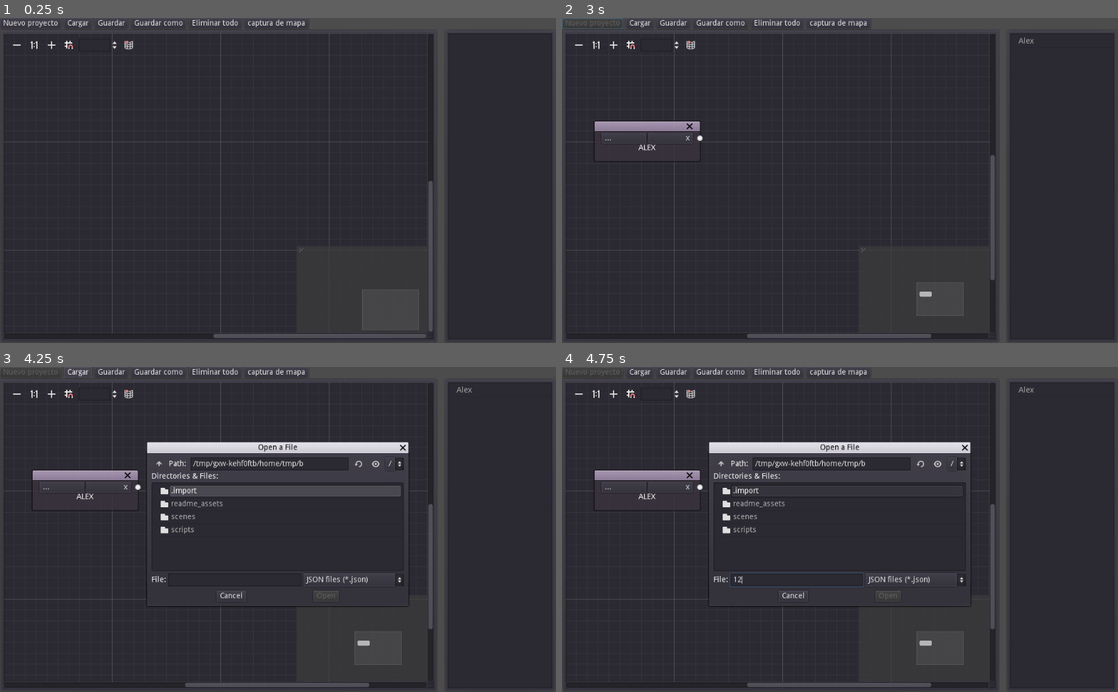
Above: before the commit, frames 1-4 (two rows, left to right).
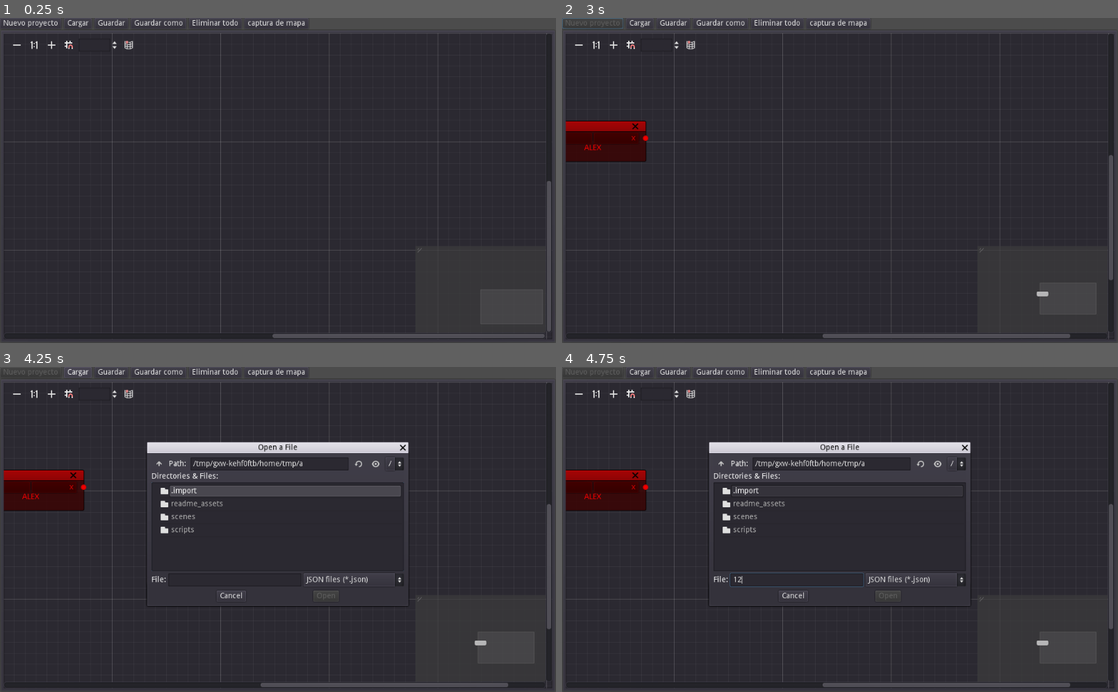
Above: after the commit, the same moments.

Repository: andresleonardobg/go-do
Game: Godot game, scene res://scenes/mentalMap.tscn
Same seed, same stepped clock (60 frames per second), same inputs: the game is played once before the commit and once after it.
Inputs (mouse positions are in pixels of both pictures, inside the frame that each line leads up to):
- Up to frame 1 (0.25 s): no input
- Up to frame 2 (3 s): click "Eliminar todo" at 0.5 s; click "Nuevo proyecto" at 1.25 s; click (840, 174) at 2.02 s; type "Alex" at 2.1 s; click "Aceptar" at 2.75 s
- Up to frame 3 (4.25 s): click "Cargar" at 3.5 s
- Up to frame 4 (4.75 s): click (795, 581) at 4.27 s; type "12" at 4.35 s

The runs differ from the first frame. In frame 1, 4.2% of the frame differs, in the area x 38-100%, y 4-100%; in frame 2, 5.9%; in frame 3, 5.9%, in the area x 0-100%, y 4-100%; in frame 4, 5.9%.

Commit message:
add parents groups when instance node

Diff:
--- a/project.godot
+++ b/project.godot
@@ -22,6 +22,14 @@
 
 singletons=[  ]
 
+[input]
+
+go-do_accept={
+"deadzone": 0.5,
+"events": [ Object(InputEventKey,"resource_local_to_scene":false,"resource_name":"","device":0,"alt":false,"shift":false,"control":false,"meta":false,"command":false,"pressed":false,"scancode":16777221,"physical_scancode":0,"unicode":0,"echo":false,"script":null)
+ ]
+}
+
 [physics]
 
 common/enable_pause_aware_picking=true
--- a/scenes/mentalMap.tscn
+++ b/scenes/mentalMap.tscn
@@ -61,7 +61,7 @@
 split_offset = 300
 
 [node name="PanelContainer" type="PanelContainer" parent="HSplitContainer"]
-margin_right = 806.0
+margin_right = 1024.0
 margin_bottom = 579.0
 size_flags_horizontal = 3
 size_flags_vertical = 3
@@ -69,14 +69,16 @@
 [node name="GraphEdit" type="GraphEdit" parent="HSplitContainer/PanelContainer"]
 margin_left = 7.0
 margin_top = 7.0
-margin_right = 799.0
+margin_right = 1017.0
 margin_bottom = 572.0
+mouse_default_cursor_shape = 16
 size_flags_horizontal = 3
 size_flags_vertical = 3
 zoom_min = 1.0
 zoom_max = 1.0
 
 [node name="list_of_tasks" parent="HSplitContainer" instance=ExtResource( 1 )]
+visible = false
 anchor_right = 0.0
 anchor_bottom = 0.0
 margin_left = 818.0
--- a/scenes/nodoTask.tscn
+++ b/scenes/nodoTask.tscn
@@ -3,6 +3,7 @@
 [ext_resource path="res://scripts/nodoTask.gd" type="Script" id=1]
 
 [node name="nodoTask" type="GraphNode"]
+modulate = Color( 1, 0, 0, 1 )
 margin_right = 200.0
 margin_bottom = 80.0
 mouse_filter = 1
--- a/scripts/Global.gd
+++ b/scripts/Global.gd
@@ -6,41 +6,42 @@
 	"current_path_data" : ""
 }
 
-var local_path_data = "res://test.json"
 var data_log = "res://files_loaded.log"
 var last_file = ""
 var current_path_data : String
-
 var delete_task = [false, ""]
-
 var node = preload("res://scenes/nodoTask.tscn")
 
 #default functions
 func _ready() -> void:
 
-	var directory = Directory.new();
-	var doFileExists = directory.file_exists(data_log)
+	var directory = Directory.new()
 
-	if doFileExists:
+	if directory.file_exists(data_log):
 		load_data_log()
 
 
 #functions created
-func add_new_node(pos:Vector2, name_n:String, graphEdit, enable_slot_left:bool, enable_slot_right:bool, parent_node:String):
+func add_new_node(pos:Vector2, name_n:String, graphEdit : Node, parent_node : Node):
 
 	var node_child = node.instance()
+
+	if get_tree().get_nodes_in_group("all_nodes_task"):
+		for n in get_tree().get_nodes_in_group("all_nodes_task"):
+			if n.name == name_n:
+				node_child.name = name_n + "-1"
+				break
+			else:
+				node_child.name = name_n
+
 	node_child.name_node = name_n
+	node_child.parent_node = parent_node
 
-	if parent_node != "":
-		node_child.name = parent_node + "-" + name_n
-	else:
-		node_child.name = name_n
+	if parent_node == null:
+		node_child.set_slot_enabled_left(0, false)
 
-	node_child.parent_node = parent_node
-	node_child.set_slot_enabled_left(0, enable_slot_left)
-	node_child.set_slot_enabled_right(0, enable_slot_right)
 	graphEdit.add_child(node_child)
-	node_child.offset = pos - Vector2(0, 40)
+	node_child.offset = pos - (node_child.rect_size / 2)
 
 
 func save_data(path_data : String) -> void:
@@ -48,6 +49,7 @@
 	file.open(path_data, 2)
 	file.store_line(to_json(data))
 	file.close()
+
 
 func load_data(path_data : String) -> void:
 	var file = File.new()
--- a/scripts/list_of_tasks.gd
+++ b/scripts/list_of_tasks.gd
@@ -1,10 +1,8 @@
 extends Control
 
 onready var tree_task = $PanelContainer/Tree
-
 var items : Array
 
-var tree
 
 #default functions
 func _physics_process(_delta: float) -> void:
@@ -15,14 +13,17 @@
 #functions
 func add_new_items( node_parent : String, name_item : String ) -> void:
 
+	var tree
+
 	if node_parent.length() > 0:
-		tree = node_parent.split("-", true)
+		tree = node_parent.split("_", true)
 
 	if node_parent == "":
 
 		var item = tree_task.create_item()
 		item.set_text(0, name_item)
 		items.append(item)
+
 	else:
 		for item in items:
 			if tree.size() < 2:
@@ -44,8 +45,7 @@
 
 	Global.delete_task = [false, ""]
 
-	var content = node_task.split("-", true)
-	print(content.size())
+	var content = node_task.split("_", true)
 
 	for i in items:
 
--- a/scripts/mentalMap.gd
+++ b/scripts/mentalMap.gd
@@ -17,7 +17,7 @@
 
 #propieties new node
 var position_new_node
-var node_parent = ""
+var node_parent : Node
 
 #load node
 const node_task = preload("res://scenes/nodoTask.tscn")
@@ -27,9 +27,10 @@
 	file_window.add_filter("*.json ; JSON files")
 
 	#load last file edited
-	if Global.last_file != "":
-		Global.load_data(Global.last_file)
-		display_data()
+	# if Global.last_file != "":
+	# 	Global.load_data(Global.last_file)
+	# 	display_data()
+
 
 func _process(_delta: float) -> void:
 	if panel_graph.get_child_count() < 3:
@@ -37,34 +38,19 @@
 	else:
 		new_proyect.disabled = true
 
+
 func _input(_event: InputEvent) -> void:
 	if window_new_task.visible && text_task.text != "":
-		if Input.is_action_just_pressed("ui_accept"):
+		if Input.is_action_just_pressed("go-do_accept"):
 			create_new_nodeTask()
 
 
 #functions
-func connection_nodes_right() -> void:
-
-	Global.add_new_node(position_new_node, text_task.text, panel_graph, true, true, node_parent)
-	list_tasks.add_new_items(node_parent, text_task.text)
-	var name_node = get_tree().get_nodes_in_group("all_nodes_task")
-	panel_graph.connect_node(connect_to, 0, name_node[-1].name, 0)
-
-
 func display_data() -> void:
 
 	for i in Global.data["nodes"]:
 
-		Global.add_new_node(
-			str2var(i["position"]),
-			i["name_task"],
-			panel_graph,
-			i["left"],
-			i["right"],
-			i["parent"]
-			)
-
+		Global.add_new_node( str2var(i["position"]), i["name_task"], panel_graph, i["parent"])
 		list_tasks.add_new_items(i["parent"], i["name_task"] )
 
 	for c in Global.data["conections"]:
@@ -76,19 +62,15 @@
 
 
 func create_new_nodeTask() -> void:
+
 	if panel_graph.get_child_count() == 2:
-		Global.add_new_node(
-			Vector2(50, 200),
-			text_task.text,
-			panel_graph,
-			false,
-			true,
-			node_parent
-			)
-
+		Global.add_new_node(Vector2(50, 200), text_task.text, panel_graph, node_parent)
 		list_tasks.add_new_items("", text_task.text )
 	else:
-		connection_nodes_right()
+		Global.add_new_node(position_new_node, text_task.text, panel_graph, node_parent)
+		list_tasks.add_new_items(node_parent.name, text_task.text)
+		var name_node = get_tree().get_nodes_in_group("all_nodes_task")
+		panel_graph.connect_node(connect_to, 0, name_node[-1].name, 0)
 
 	text_task.text = ""
 	window_new_task.visible = false
@@ -134,7 +116,7 @@
 
 func _on_GraphEdit_connection_to_empty(from: String, _from_slot: int, _release_position: Vector2) -> void:
 	window_new_task.popup_centered()
-	node_parent = panel_graph.get_node(from).name
+	node_parent = panel_graph.get_node(from)
 	get_node("new_task/VBoxContainer/TextEdit").grab_focus()
 	position_new_node = panel_graph.get_local_mouse_position() + panel_graph.scroll_offset
 	connect_to = from
--- a/scripts/nodoTask.gd
+++ b/scripts/nodoTask.gd
@@ -4,31 +4,41 @@
 onready var warning = get_node("ConfirmationDialog")
 
 
-var parent_node : String
+var parent_node : Node
 var name_node : String
-var parents : Array
+var family : Array
+var version : int
 
 func _ready() -> void:
-	add_to_group("all_nodes_task")
-	add_to_group(name_node)
 
-	parents = parent_node.split("-", true)
-
-	for parent in parents:
-		if parent != "":
-			add_to_group(parent)
+	add_groups()
 
 	label.text = name_node
 
 #functions
 func delete_node() -> void:
-	get_parent().disconnect_node(parent_node, 0, name, 0)
+	if parent_node:
+		get_parent().disconnect_node(parent_node.name, 0, name, 0)
 	queue_free()
 
 func delete_node_with_item() -> void:
-	get_parent().disconnect_node(parent_node, 0, name, 0)
-	queue_free()
-	Global.delete_task = [true, name]
+	# get_parent().disconnect_node(parent_node.name, 0, name, 0)
+	# queue_free()
+	# Global.delete_task = [true, name]
+	pass
+
+func add_groups():
+
+	add_to_group("all_nodes_task")
+	add_to_group(self.name)
+
+	if parent_node != null:
+
+		var parents_groups = parent_node.get_groups()
+
+		for group in parents_groups:
+			if group != "all_nodes_task":
+				add_to_group(group)
 
 #signals
 func _on_edit_pressed() -> void:
@@ -42,13 +52,11 @@
 		"position":var2str(Vector2(offset)),
 		"name_task":name_node,
 		"left":get("slot/0/left_enabled"),
-		"right":get("slot/0/right_enabled"),
 		"parent":parent_node,
 		})
 
-
 func _on_nodoTask_close_request() -> void:
-	if get_tree().get_nodes_in_group(name_node).size() == 1:
+	if get_tree().get_nodes_in_group(self.name).size() == 1:
 		delete_node_with_item()
 		print("nodo y item eliminado")
 	else:
@@ -57,5 +65,5 @@
 
 func _on_ConfirmationDialog_confirmed() -> void:
 	delete_node_with_item()
-	get_tree().call_group(name_node, "delete_node")
+	get_tree().call_group(self.name, "delete_node")
 	print("nodos hijos eliminados")
